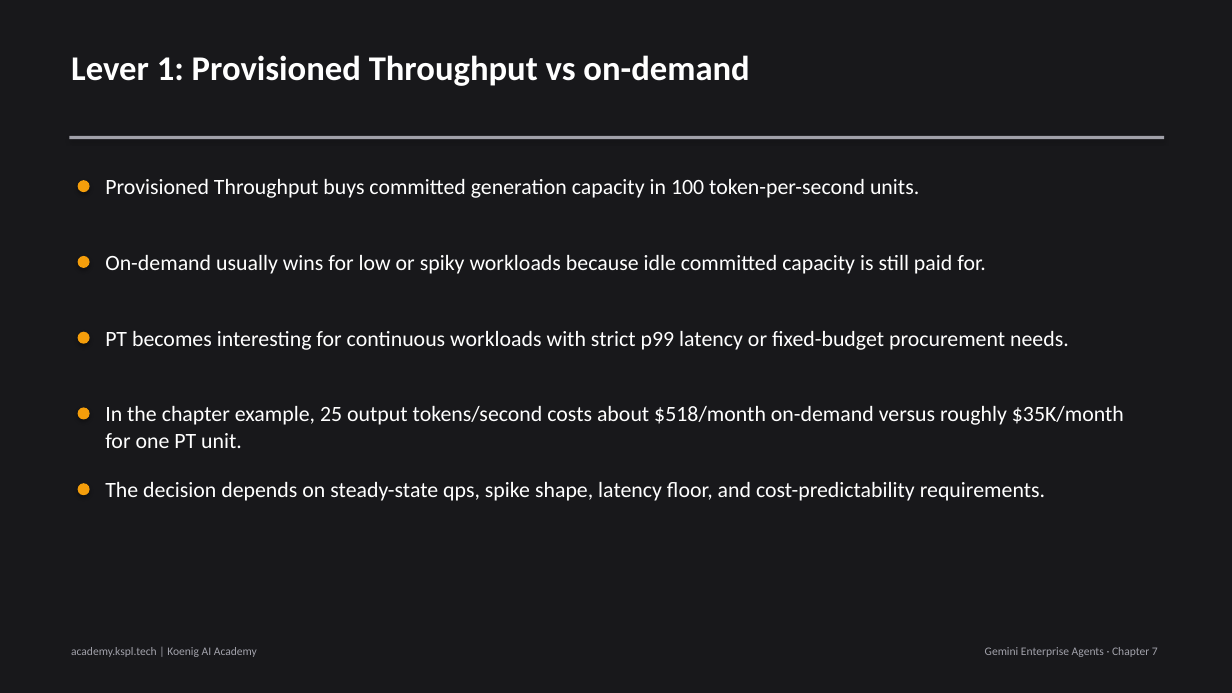
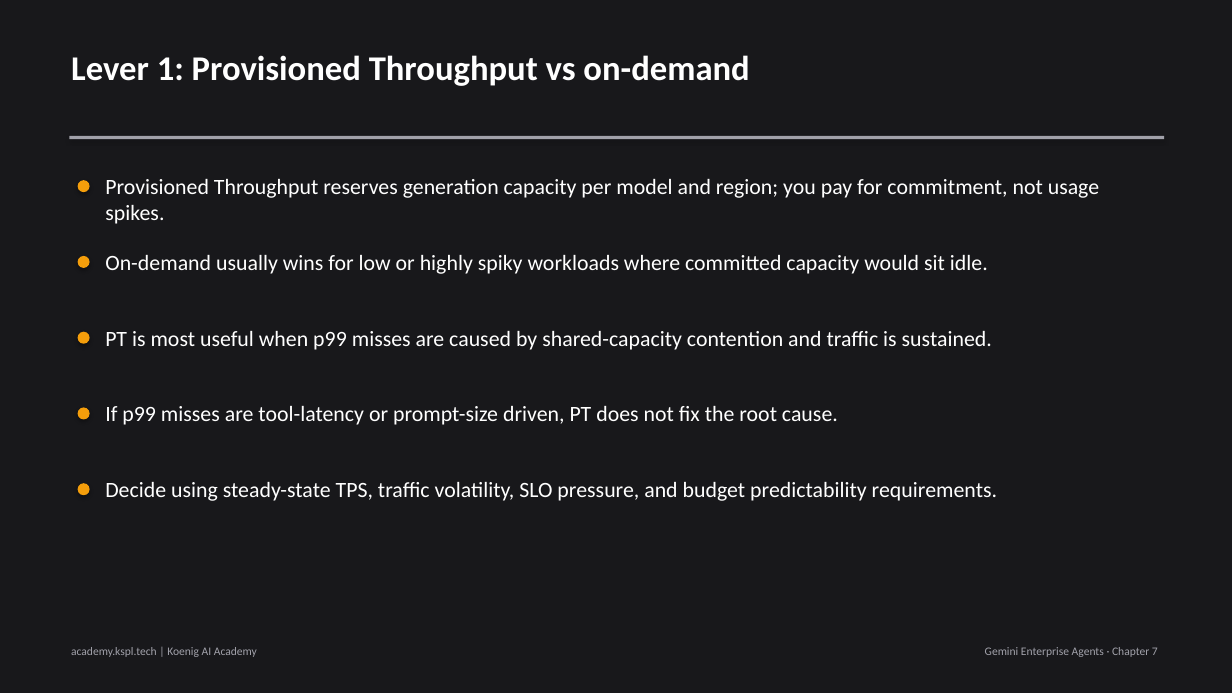
Before and after one commit to Koenig-Solutions-Private-Limited/koenig-ai-org, a slide deck: slide 4 of vault/courses/gemini-enterprise-agents/ch07-slides.pptx. Drawn at 1232x693 pixels with LibreOffice and Linux fonts; fonts in the diff are those of the drawing. Boxes give left, top, right and bottom in pixels: in the first picture for what was removed or moved away, otherwise in the second. Text is boxed around its words. In the diff, an @@ line names an element or a change of style, - is before the commit and + after.

```diff
--- a/vault/courses/gemini-enterprise-agents/ch07-slides.pptx
+++ b/vault/courses/gemini-enterprise-agents/ch07-slides.pptx
@@ text at [105,179,1099,224]: text changed @@
-Provisioned Throughput buys committed generation capacity in 100 token-per-second units.
+Provisioned Throughput reserves generation capacity per model and region; you pay for commitment, not usage spikes.
@@ text at [105,255,988,274]: text changed @@
-On-demand usually wins for low or spiky workloads because idle committed capacity is still paid for.
+On-demand usually wins for low or highly spiky workloads where committed capacity would sit idle.
@@ text at [105,331,992,350]: text changed @@
-PT becomes interesting for continuous workloads with strict p99 latency or fixed-budget procurement needs.
+PT is most useful when p99 misses are caused by shared-capacity contention and traffic is sustained.
@@ text at [105,406,838,425]: text changed @@
-In the chapter example, 25 output tokens/second costs about $518/month on-demand versus roughly $35K/month for one PT unit.
+If p99 misses are tool-latency or prompt-size driven, PT does not fix the root cause.
@@ text at [105,482,997,501]: text changed @@
-The decision depends on steady-state qps, spike shape, latency floor, and cost-predictability requirements.
+Decide using steady-state TPS, traffic volatility, SLO pressure, and budget predictability requirements.
```
Also in this commit, not shown: 6 other slides changed, 1 slide removed, 12 other files.
